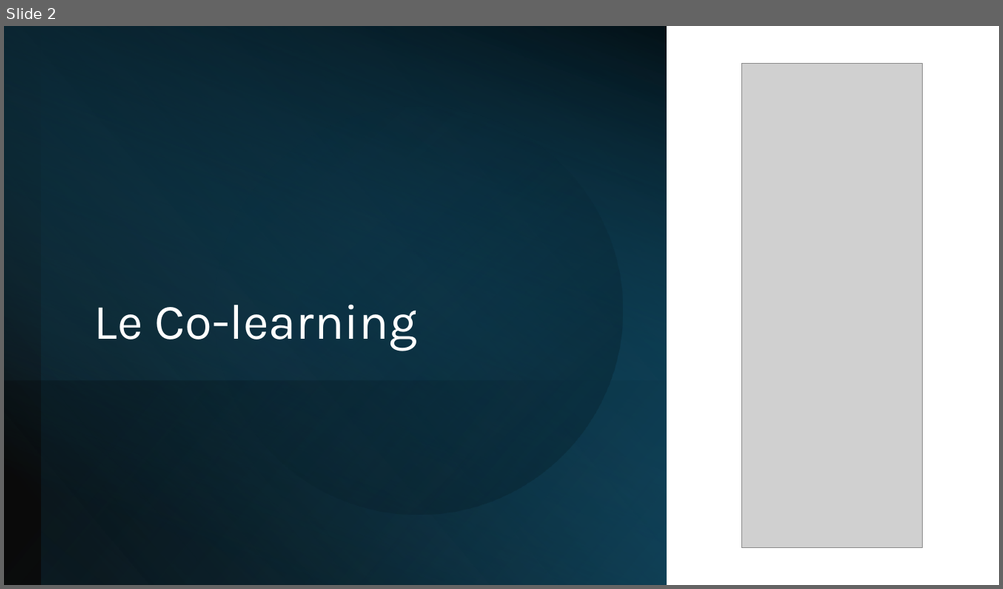
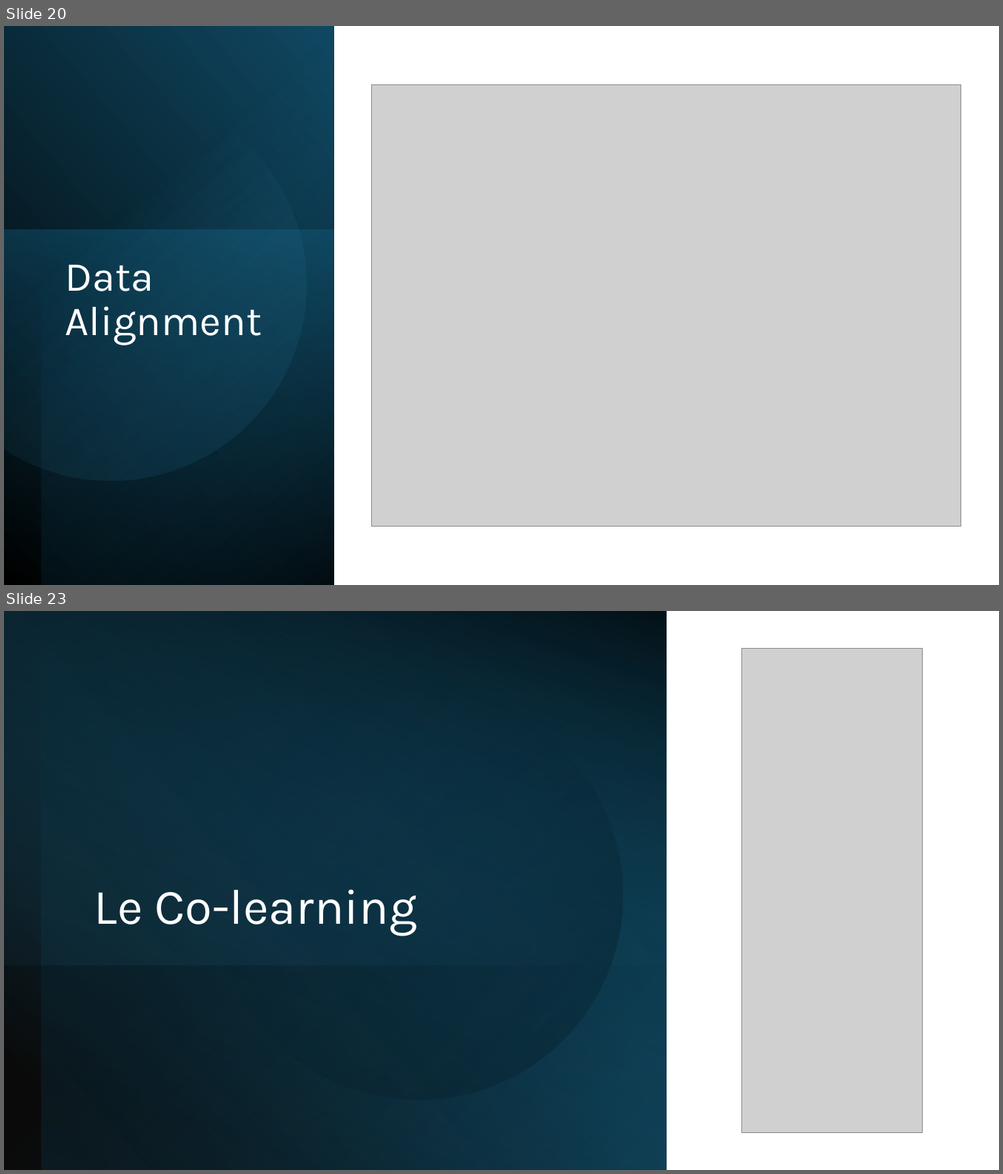
Before and after one commit to IzowRM/Stage-Cetic, a slide deck: Doc Slide/Slide Jeudi 11_09.pptx. Shown one above the other, each under a label of ours: slide 2 before the commit, slides 20 and 23 after it; the slides between them are not shown. The pictures are 1003x589 and 1003x1174 pixels, drawn with LibreOffice and Linux fonts; fonts in the diff are those of the drawing; grey boxes stand for pictures. Boxes give left, top, right and bottom in pixels: in the first picture for what was removed or moved away, otherwise in the second. Text is boxed around its words. In the diff, an @@ line names an element or a change of style, - is before the commit and + after.

```diff
--- a/Doc Slide/Slide Jeudi 11_09.pptx
+++ b/Doc Slide/Slide Jeudi 11_09.pptx
@@ slide 20 added at (4, 26, 999, 585), background #FFFFFF @@
@@ rectangle added at (4, 26, 334, 585), fill gradient #000000 to #104862 @@
@@ rectangle added at (41, 26, 334, 585), fill gradient #000000 to #156082 @@
@@ freeform shape added at (4, 64, 342, 516), fill gradient #46B1E1 to #104862 @@
@@ picture added at (371, 85, 961, 528) @@
@@ rectangle added at (4, 230, 334, 585), fill gradient #156082 to #0B3041 @@
@@ title added at (65, 265, 262, 346), 40 pt, text #FFFFFF @@
+Data Alignment
@@ what was slide 2 is now slide 23 @@
```
Also in this commit, not shown: 21 other slides added, 1 slide removed, 2 other files.
